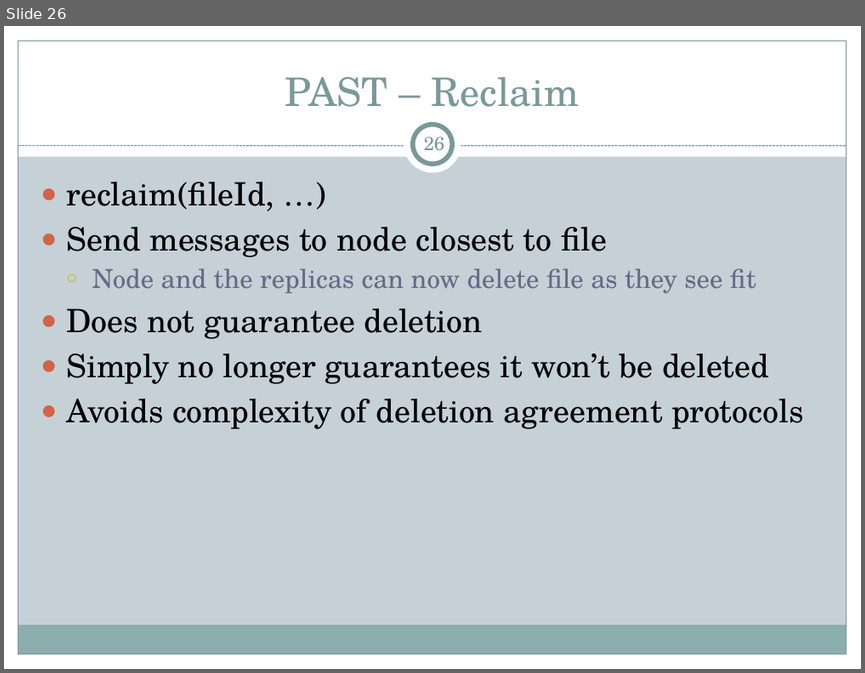
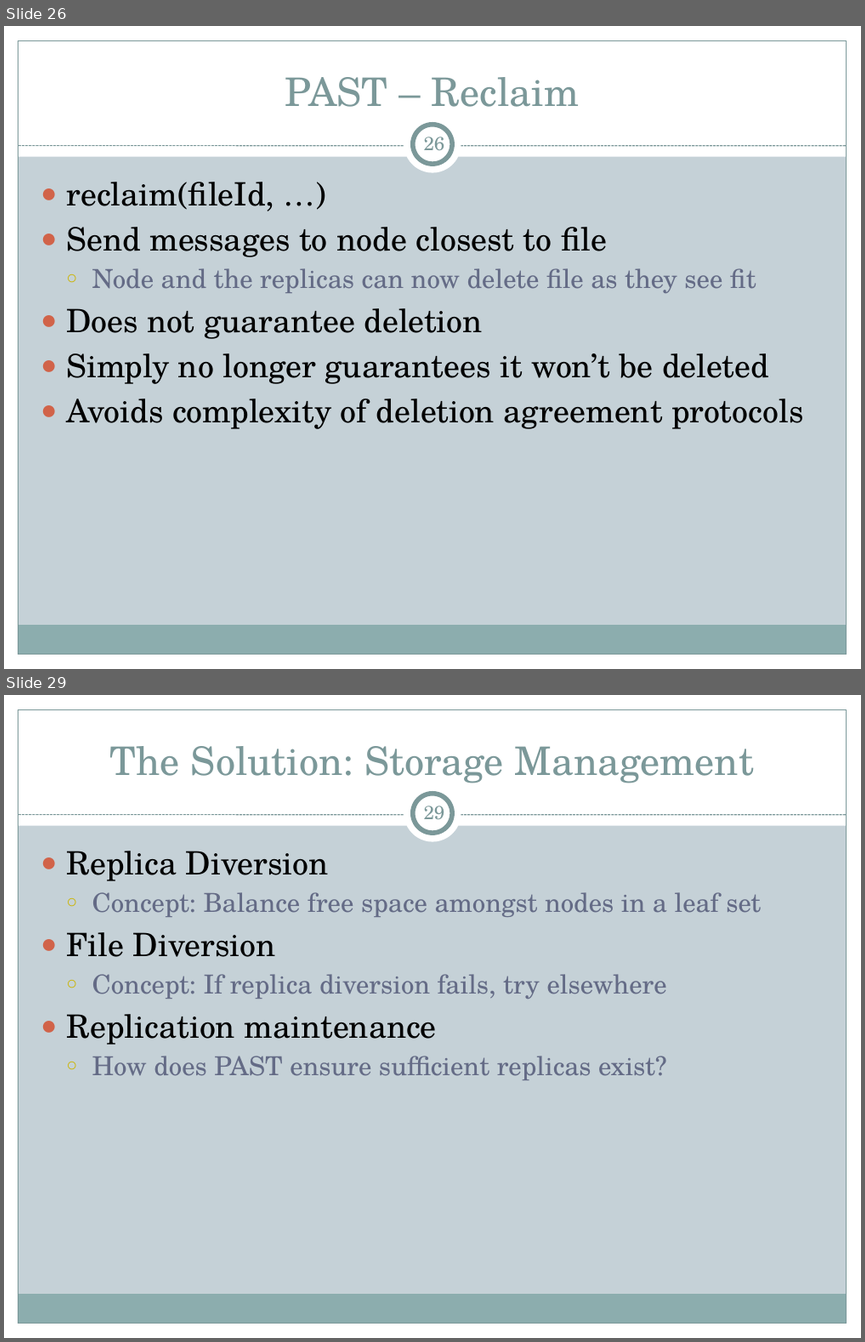
Before and after one commit to cs525-koala/documents, a slide deck: p2p/P2P Apps.pptx. Shown one above the other, each under a label of ours: slide 26 before the commit, slides 26 and 29 after it; the slides between them are not shown. The pictures are 865x673 and 865x1342 pixels, drawn with LibreOffice and Linux fonts; fonts in the diff are those of the drawing. Boxes give left, top, right and bottom in pixels: in the first picture for what was removed or moved away, otherwise in the second. Text is boxed around its words. In the diff, an @@ line names an element or a change of style, - is before the commit and + after.

Commit message:
presentation: up to replica diversion on PAST paper.

```diff
--- a/p2p/P2P Apps.pptx
+++ b/p2p/P2P Apps.pptx
@@ slide 29 added at (4, 695, 861, 1338), background #C5D1D7; not listed: 9 template elements that a slide beside it also shows @@
@@ title added at (110, 746, 754, 783), 33 pt, text #7C999A @@
+The Solution: Storage Management
@@ page number added at (424, 800, 445, 819), 16 pt, text #7C999A @@
+29
@@ text added at (66, 851, 760, 1080), 22 pt, text #646B86 @@
+● Replica Diversion
+  ○ Concept: Balance free space amongst nodes in a leaf set
+● File Diversion
+  ○ Concept: If replica diversion fails, try elsewhere
+● Replication maintenance
+  ○ How does PAST ensure sufficient replicas exist?
```
Also in this commit, not shown: 1 slide changed, 2 other slides added, 1 slide removed.
